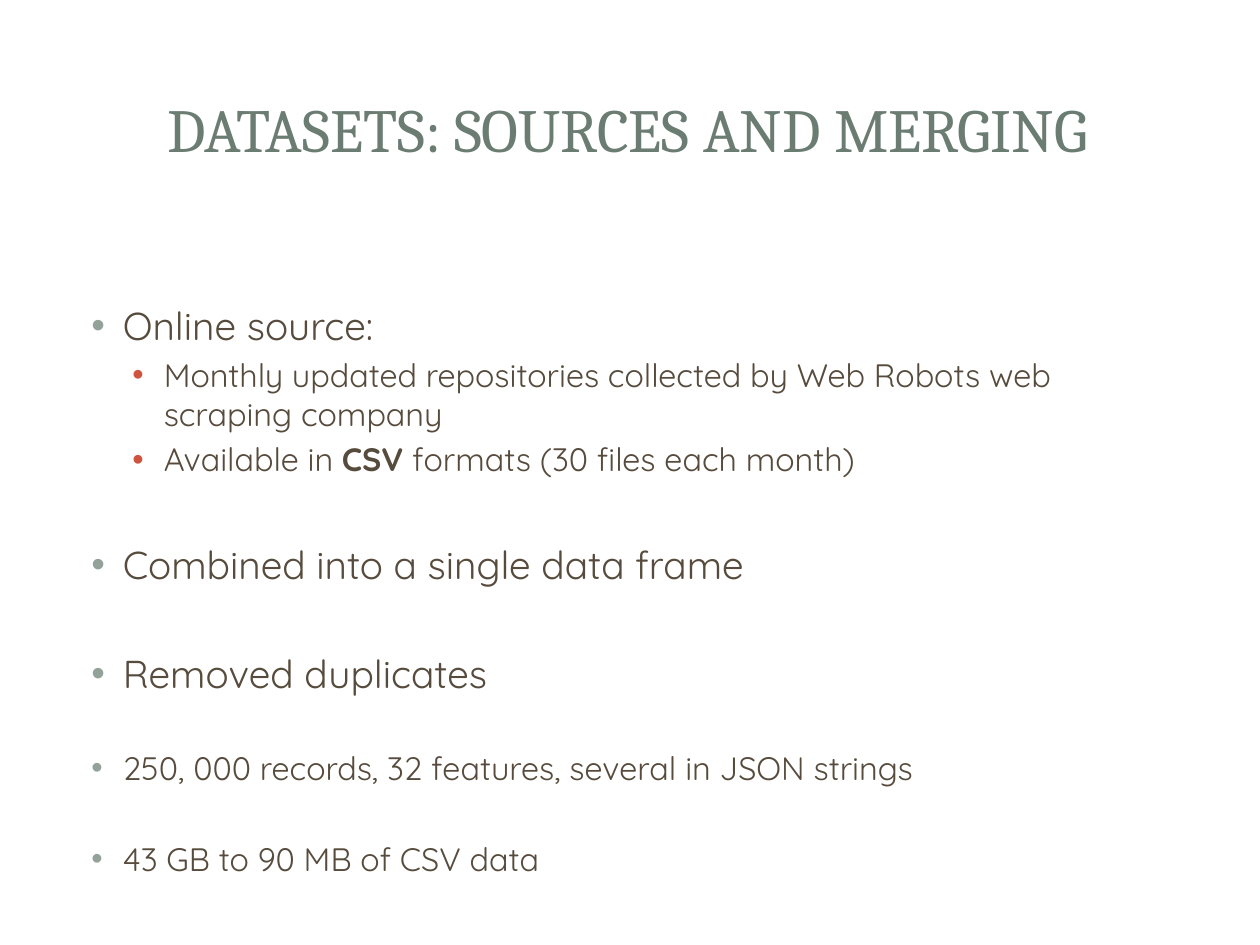
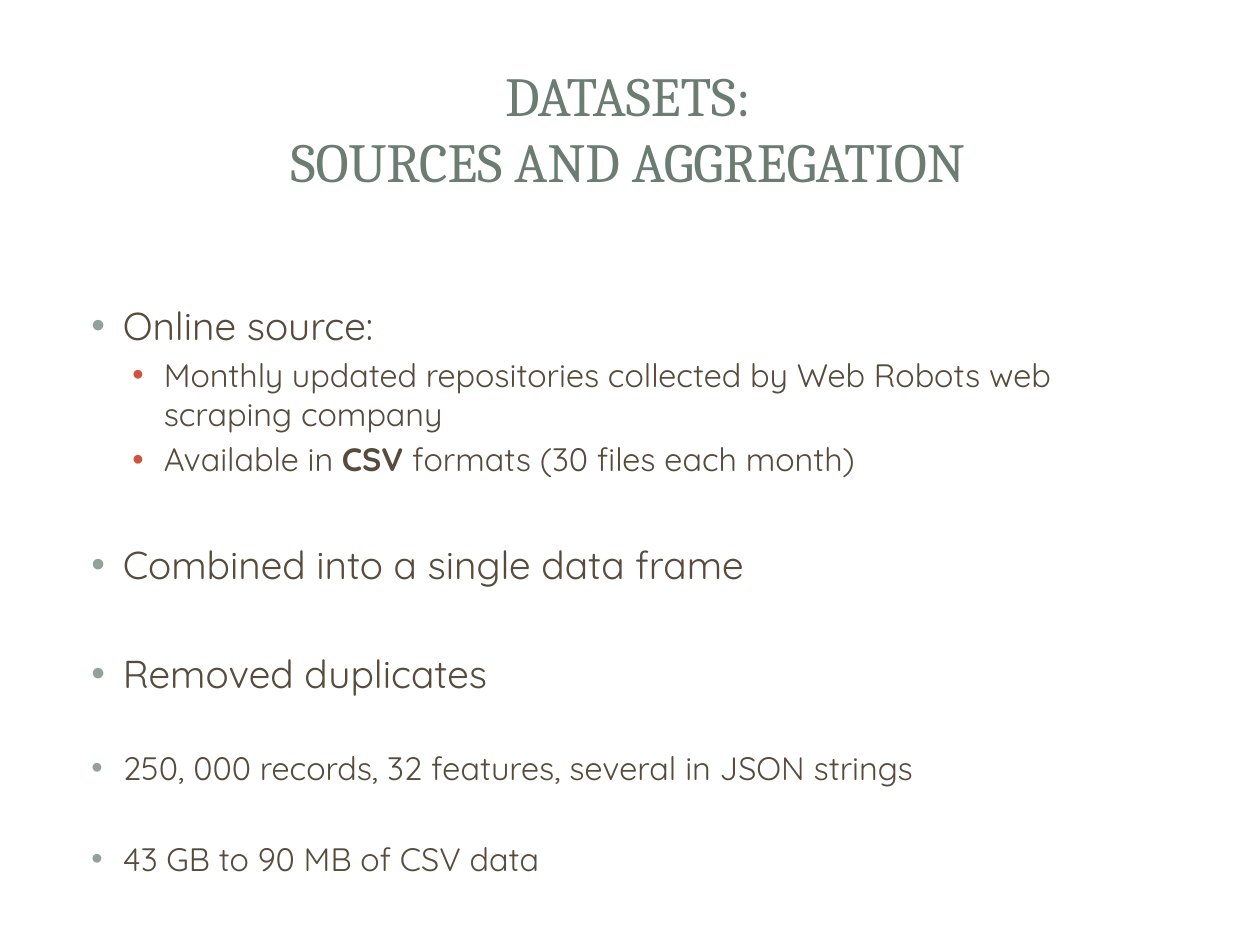
Before and after one commit to vlcekl/ds-crowdfunding, a slide deck: slide 5 of reports/crowdfunding_slidedeck.pptx. Drawn at 1260x945 pixels with LibreOffice and Linux fonts; fonts in the diff are those of the drawing; background and template pictures are left out. Boxes give left, top, right and bottom in pixels: in the first picture for what was removed or moved away, otherwise in the second. Text is boxed around its words. In the diff, an @@ line names an element or a change of style, - is before the commit and + after.

```diff
--- a/reports/crowdfunding_slidedeck.pptx
+++ b/reports/crowdfunding_slidedeck.pptx
@@ title at [291,79,965,183]: text changed; size 35 to 31.5 pt @@
-DATASETS: SOURCES AND MERGING
+DATASETS:
+SOURCES AND AGGREGATION
```
Also in this commit, not shown: 8 other slides changed.
